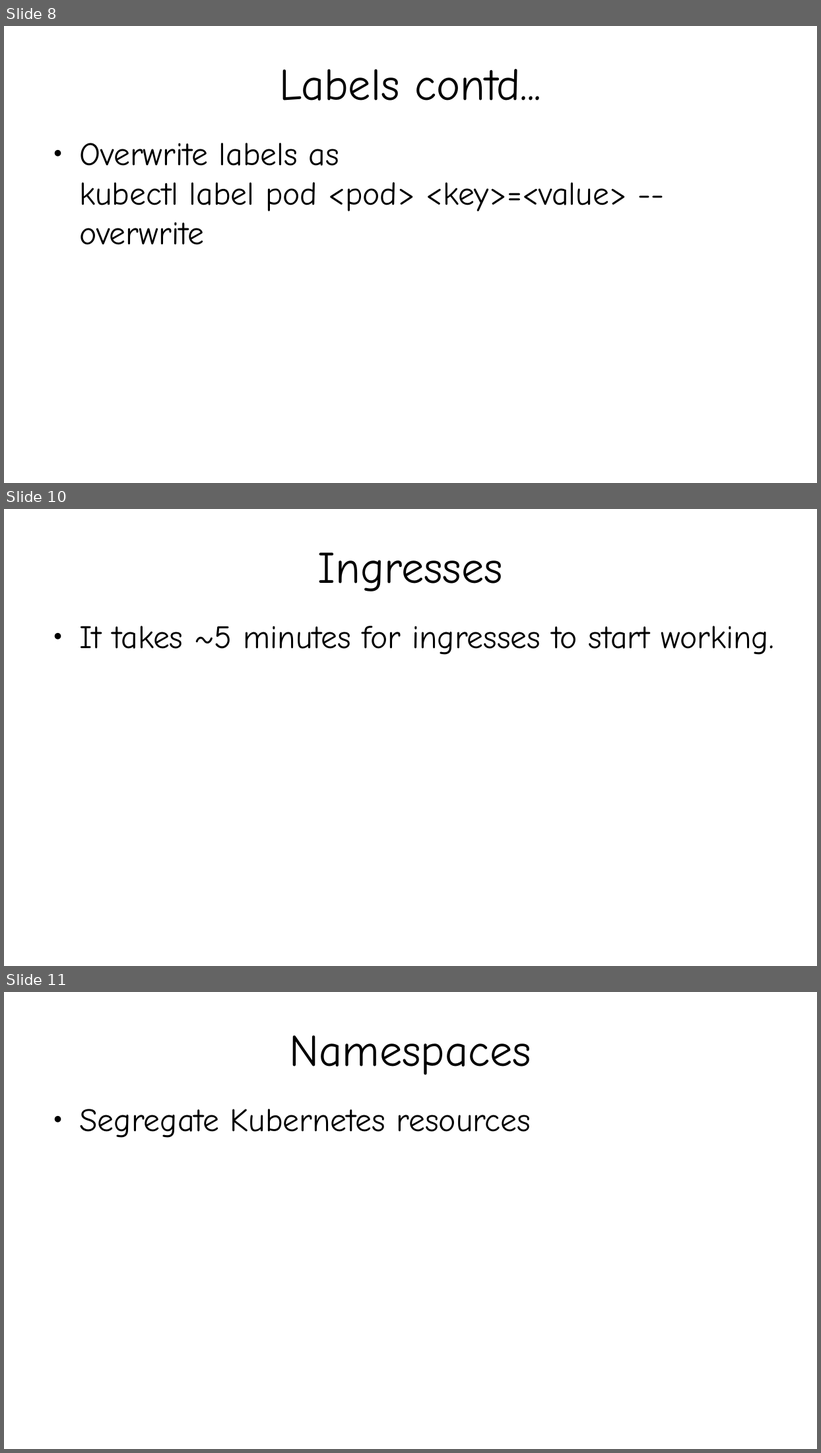
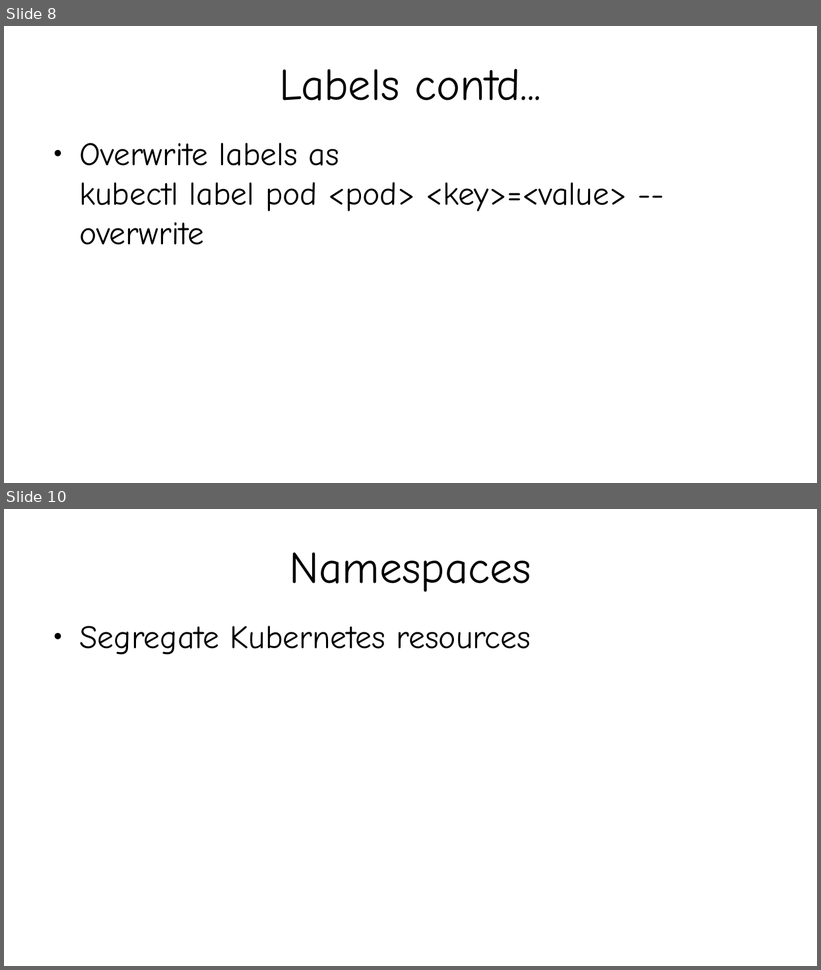
Before and after one commit to kislaykishore/microservices, a slide deck: Kubernetes.odp. Shown one above the other, each under a label of ours: slides 8, 10 and 11 before the commit, slides 8 and 10 after it; the slides between them are not shown. The pictures are 821x1453 and 821x970 pixels, drawn with LibreOffice and Linux fonts; fonts in the diff are those of the drawing. Boxes give left, top, right and bottom in pixels: in the first picture for what was removed or moved away, otherwise in the second. Text is boxed around its words. In the diff, an @@ line names an element or a change of style, - is before the commit and + after.

```diff
--- a/Kubernetes.odp
+++ b/Kubernetes.odp
@@ slide 10 removed at (4, 509, 817, 966), background #FFFFFF @@
@@ title removed at (318, 553, 503, 591) @@
-Ingresses
@@ text removed at (79, 626, 774, 655) @@
-● It takes ~5 minutes for ingresses to start working.
@@ what was slide 11 is now slide 10 @@
```
Also in this commit, not shown: 2 slides changed, 3 slides added, 8 other files.
